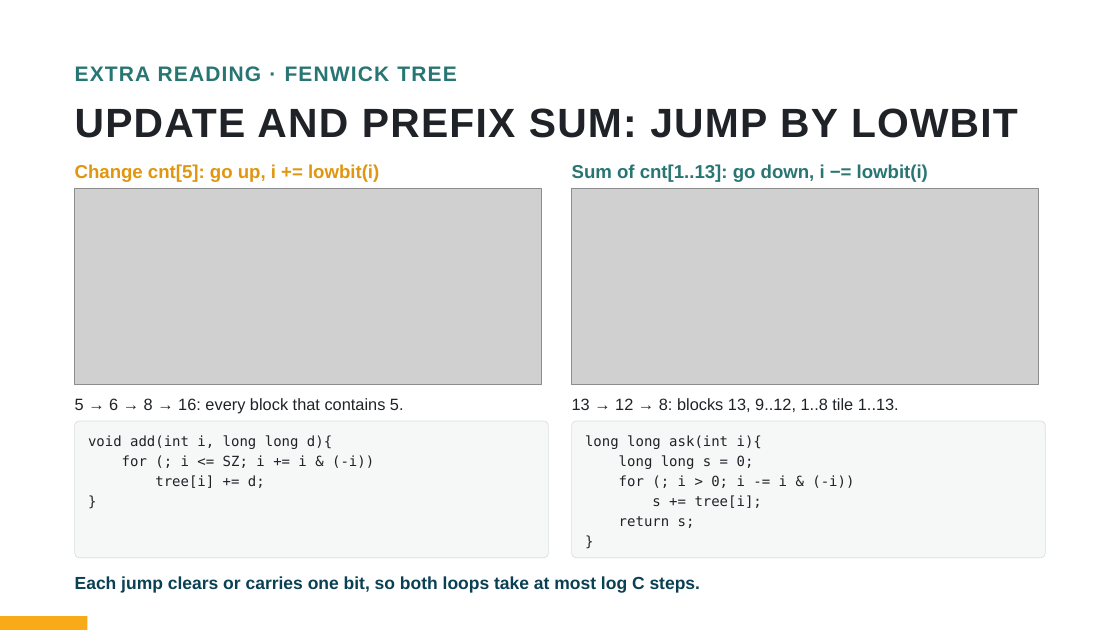
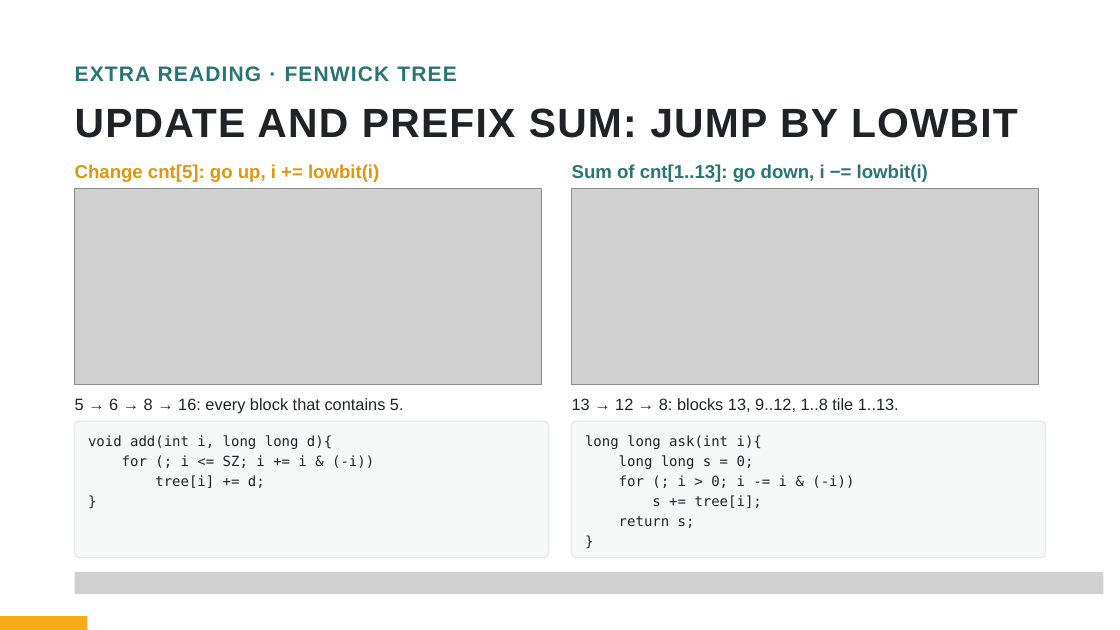
Before and after one commit to bryanbsun/AIO, a slide deck: slide 40 of AIO/P6/AIO High Achievers Camp Session 3 Greedy and the Water Level.pptx. Drawn at 1120x630 pixels with LibreOffice and Linux fonts; fonts in the diff are those of the drawing; grey boxes stand for pictures. Boxes give left, top, right and bottom in pixels: in the first picture for what was removed or moved away, otherwise in the second. Text is boxed around its words. In the diff, an @@ line names an element or a change of style, - is before the commit and + after.

```diff
--- a/AIO/P6/AIO High Achievers Camp Session 3 Greedy and the Water Level.pptx
+++ b/AIO/P6/AIO High Achievers Camp Session 3 Greedy and the Water Level.pptx
@@ text removed at (x1=75, y1=576, x2=701, y2=593) @@
-Each jump clears or carries one bit, so both loops take at most log C steps.
@@ picture added at (x1=75, y1=572, x2=1104, y2=595) @@
```
Also in this commit, not shown: 34 other slides changed, 3 other files.
